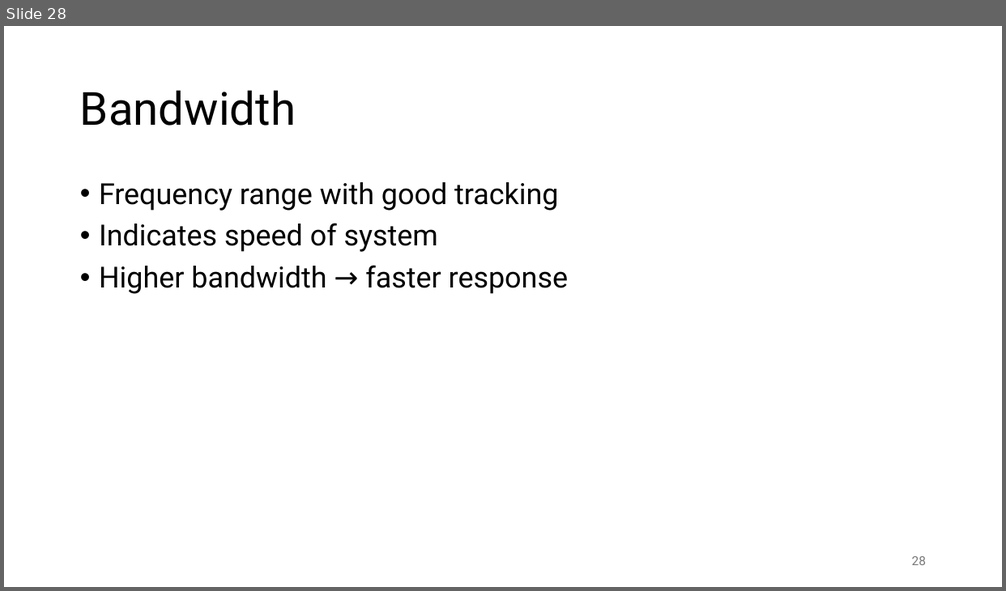
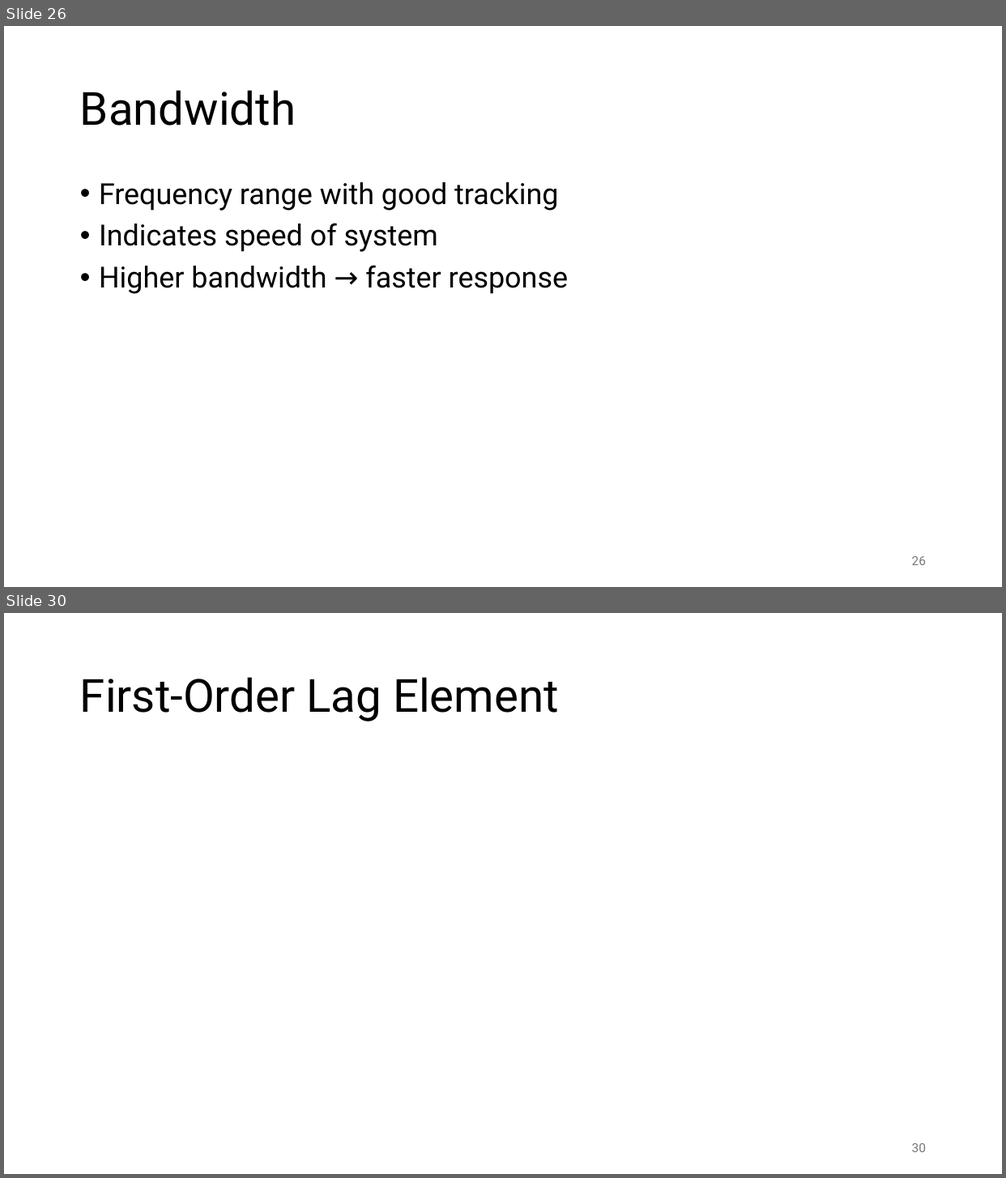
Before and after one commit to FelixWick/control_engineering, a slide deck: slides/3_Laplace.pptx. Shown one above the other, each under a label of ours: slide 28 before the commit, slides 26 and 30 after it; the slides between them are not shown. The pictures are 1006x591 and 1006x1178 pixels, drawn with LibreOffice and Linux fonts; fonts in the diff are those of the drawing. Boxes give left, top, right and bottom in pixels: in the first picture for what was removed or moved away, otherwise in the second. Text is boxed around its words. In the diff, an @@ line names an element or a change of style, - is before the commit and + after.

```diff
--- a/slides/3_Laplace.pptx
+++ b/slides/3_Laplace.pptx
@@ slide 30 added at box(4, 613, 1002, 1174), background #FFFFFF @@
@@ title added at box(80, 677, 559, 722), 44 pt, text #000000 @@
+First-Order Lag Element
@@ page number added at box(912, 1144, 926, 1152), 12 pt, text #797979 @@
+30
@@ what was slide 28 is now slide 26 @@
@@ page number at box(912, 557, 926, 565): text changed @@
-28
+26
```
Also in this commit, not shown: 3 slides changed, 9 other slides added, 2 slides removed, 1 other file.
